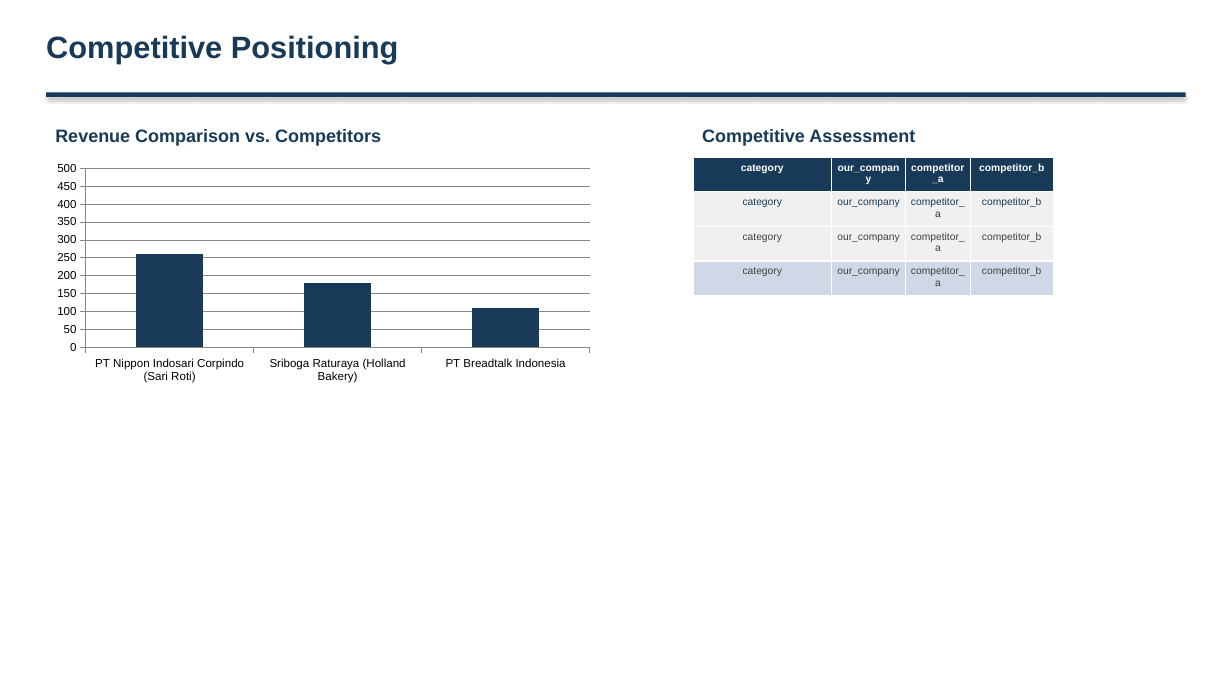
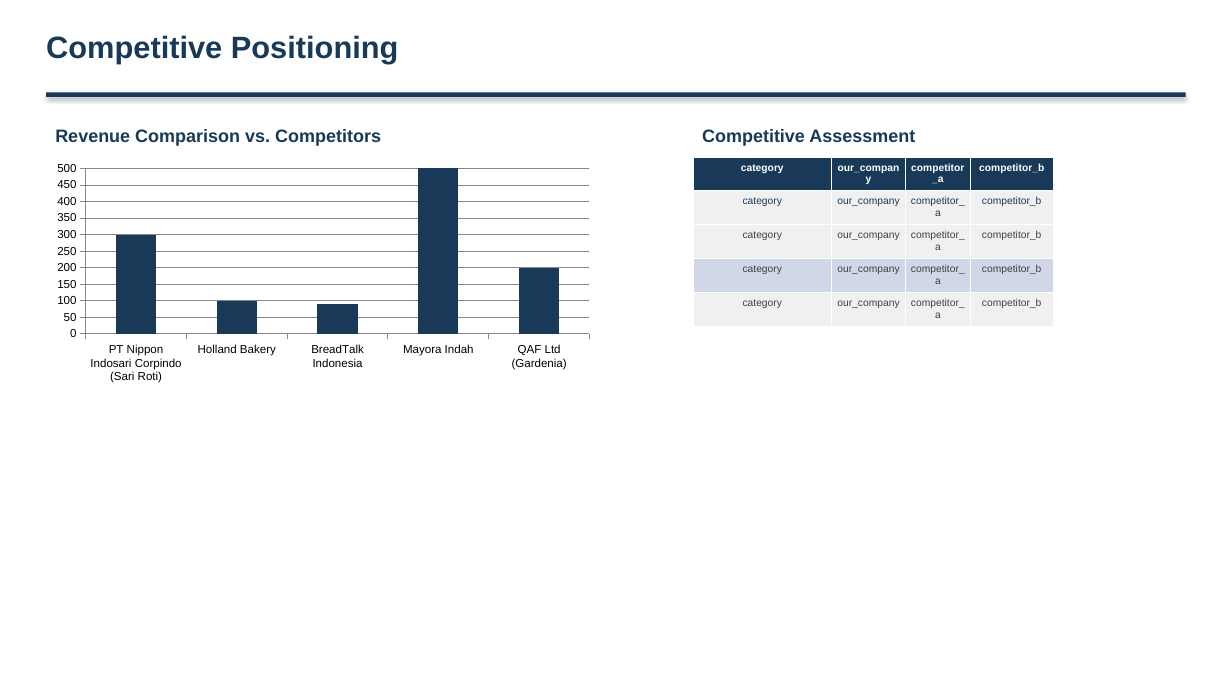
Before and after one commit to alinvb/slide_generator, a slide deck: slide 8 of ai_generated_deck.pptx (slide 9 before the commit). Drawn at 1232x693 pixels with LibreOffice and Linux fonts; fonts in the diff are those of the drawing. Boxes give left, top, right and bottom in pixels: in the first picture for what was removed or moved away, otherwise in the second. Text is boxed around its words. In the diff, an @@ line names an element or a change of style, - is before the commit and + after.

```diff
--- a/ai_generated_deck.pptx
+++ b/ai_generated_deck.pptx
@@ column chart at (46, 157, 601, 388) @@
-categories: PT Nippon Indosari Corpindo (Sari Roti), Sriboga Raturaya (Holland Bakery), PT Breadtalk Indonesia
+categories: PT Nippon Indosari Corpindo (Sari Roti), Holland Bakery, BreadTalk Indonesia, Mayora Indah, QAF Ltd (Gardenia)
-Revenue (HK$ M): 260, 180, 110
+Revenue (HK$ M): 300, 100, 90, 2000, 200
@@ table at (693, 157, 1054, 322) @@
+row 5: category | our_company | competitor_a | competitor_b
```
Also in this commit, not shown: 10 other slides changed, 6 slides added, 3 slides removed, 4 other files.
